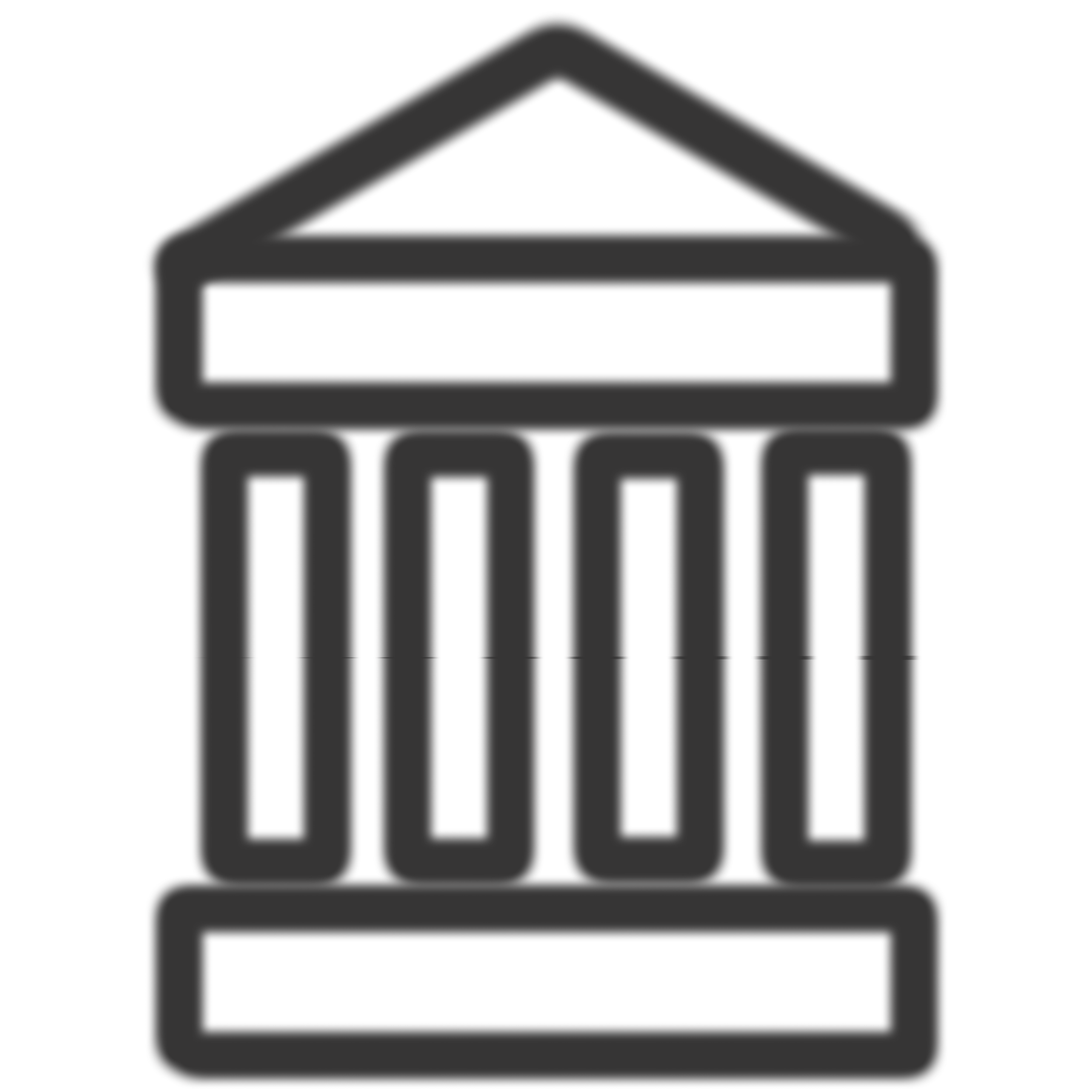
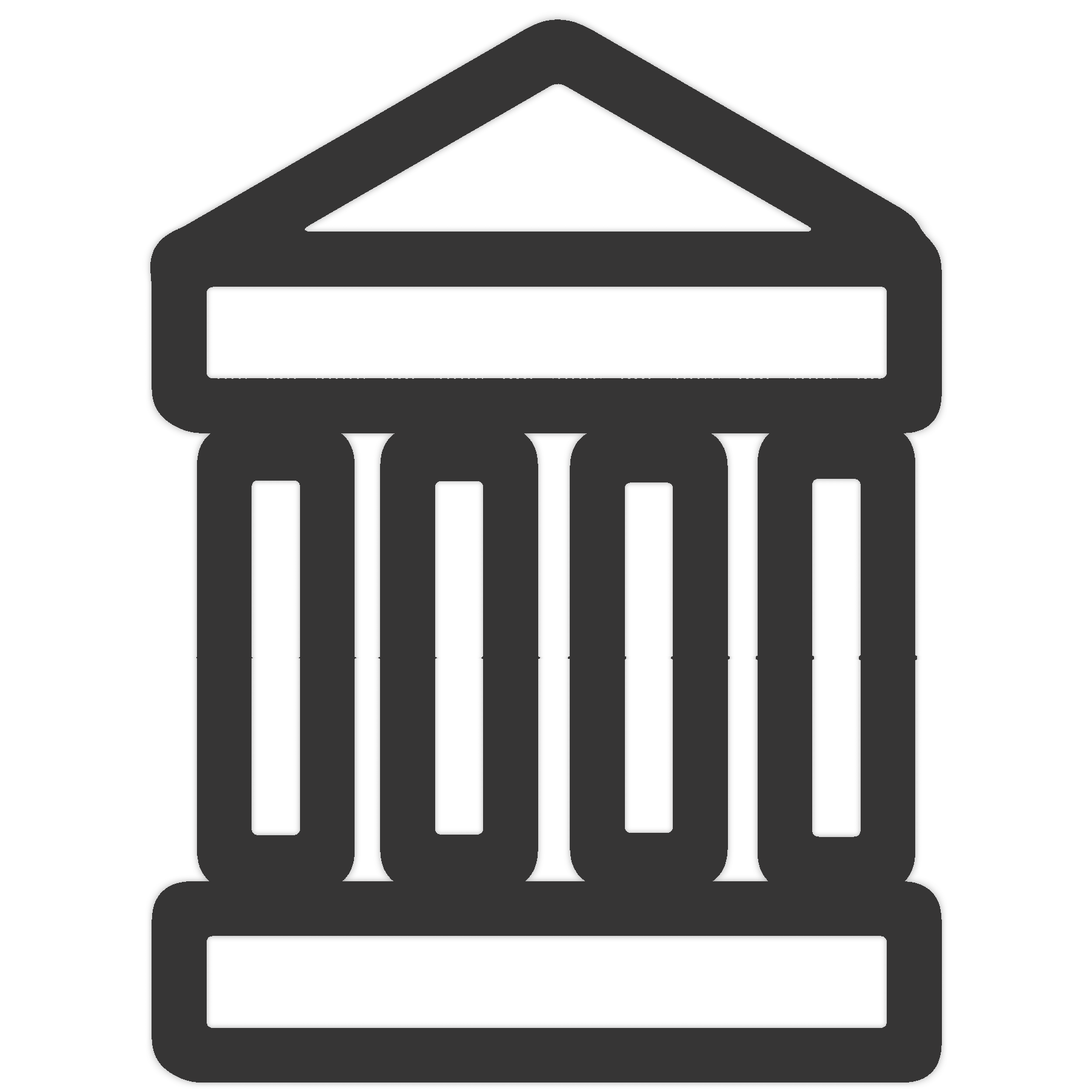
Two versions of the same layered image (1091 × 1091). Layer-by-layer changes:
painted on "Layer" over [196, 424, 918, 892]
painted on "Background copy" over [150, 19, 943, 434]
painted on "Background" over [151, 881, 943, 1084]
